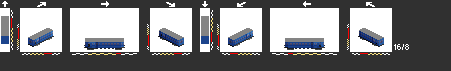
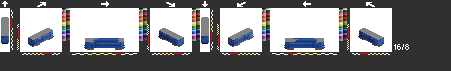
The second 451×71 image is a revision of the first. Changes to its layers:
removed layer "base" over [1, 8, 384, 50]
added layer "ml" over [1, 8, 384, 50]
